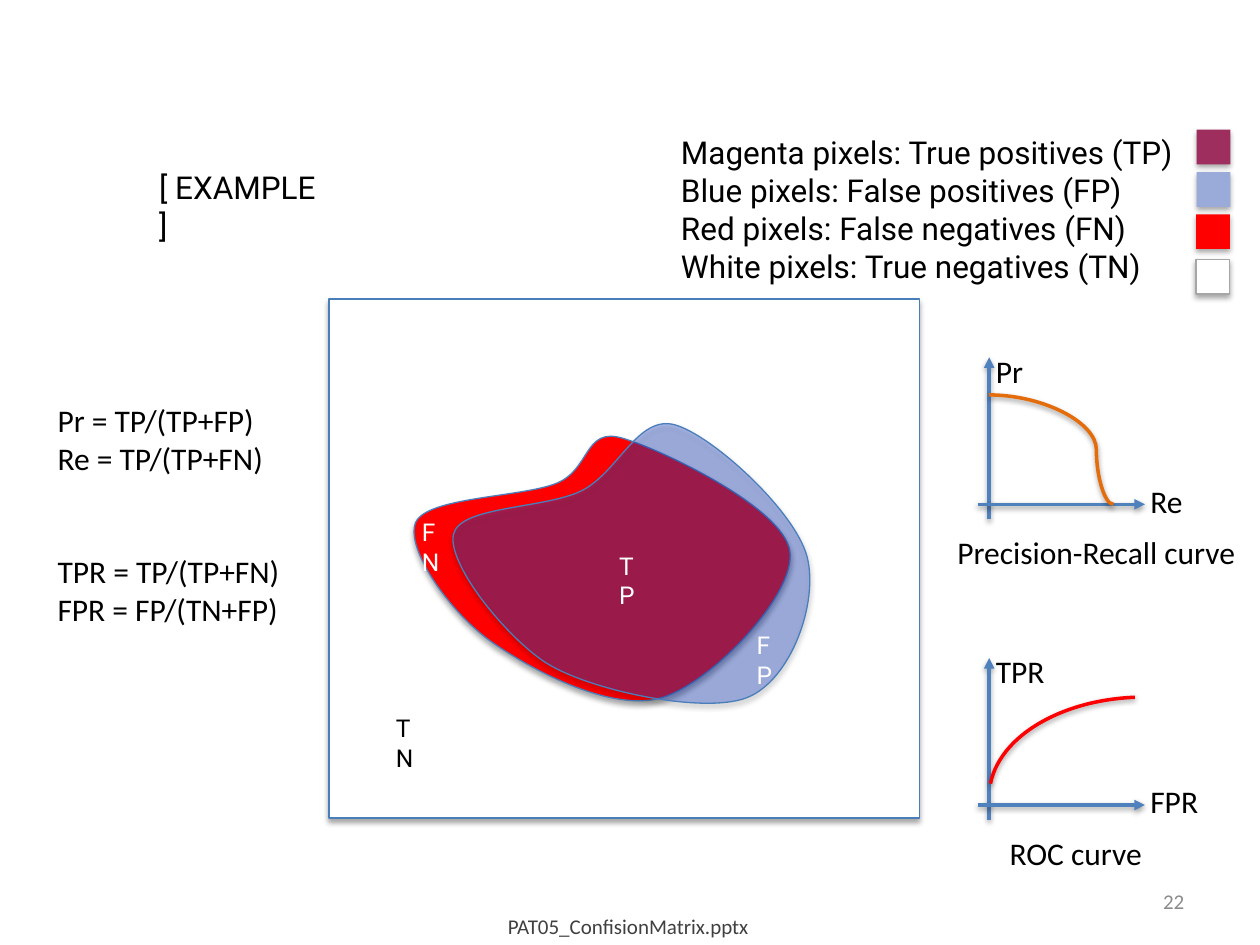
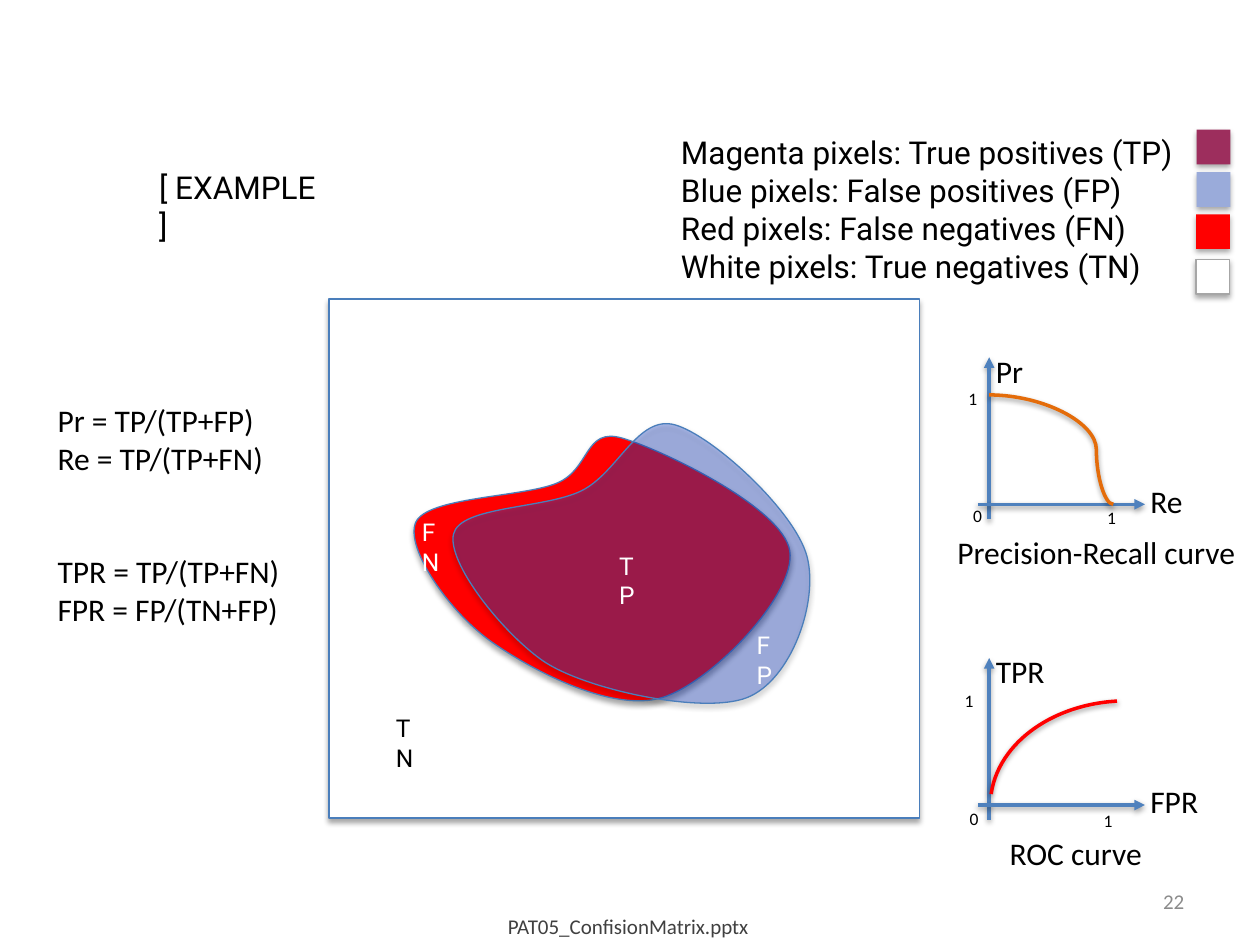
Before and after one commit to domingomery/patrones, a slide deck: slide 22 of clases/Cap05_Evaluacion/presentations/PAT05_ConfusionMatrix.pptx. Drawn at 1260x945 pixels with LibreOffice and Linux fonts; fonts in the diff are those of the drawing. Boxes give left, top, right and bottom in pixels: in the first picture for what was removed or moved away, otherwise in the second. Text is boxed around its words. In the diff, an @@ line names an element or a change of style, - is before the commit and + after.

```diff
--- a/clases/Cap05_Evaluacion/presentations/PAT05_ConfusionMatrix.pptx
+++ b/clases/Cap05_Evaluacion/presentations/PAT05_ConfusionMatrix.pptx
@@ text added at (968, 393, 977, 405), 10 pt, text #000000 @@
+1
@@ text added at (973, 510, 982, 522), 10 pt, text #000000 @@
+0
@@ text added at (1107, 510, 1116, 524), 10 pt, text #000000 @@
+1
@@ text added at (965, 695, 974, 707), 10 pt, text #000000 @@
+1
@@ arc (boxed as its full ellipse): place and size @@
-arc (boxed as its full ellipse) at (989, 697, 1260, 895)
+arc (boxed as its full ellipse) at (990, 701, 1260, 908)
@@ text added at (970, 813, 979, 825), 10 pt, text #000000 @@
+0
@@ text added at (1104, 815, 1113, 827), 10 pt, text #000000 @@
+1
```
Also in this commit, not shown: 2 other slides changed, 1 other file.
